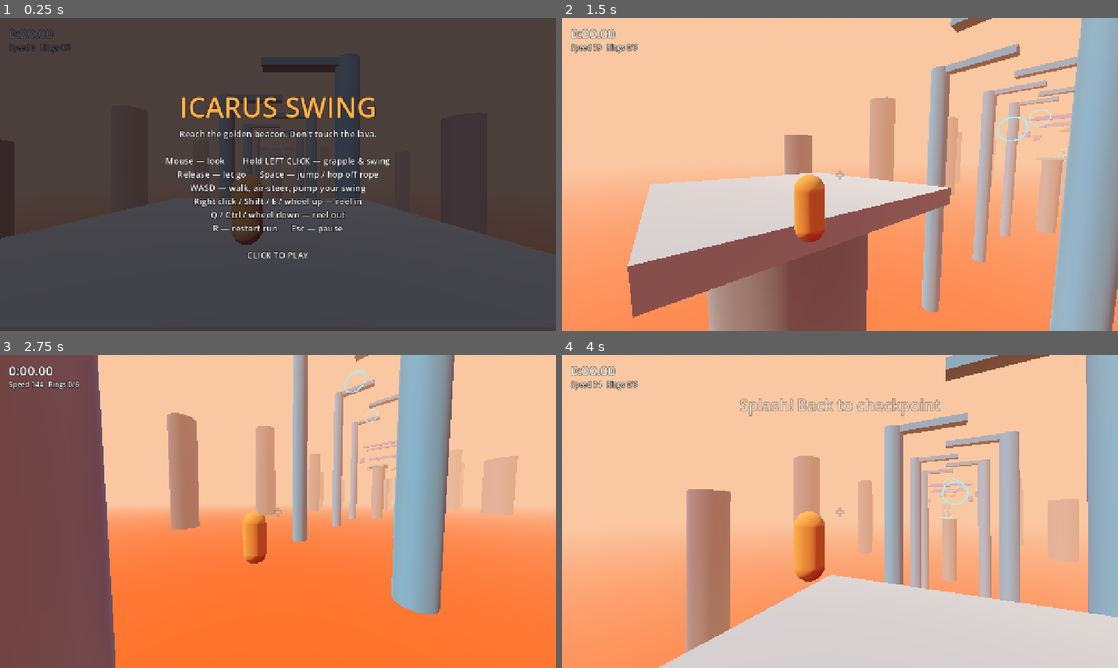
Above: before the commit, frames 1-4 (two rows, left to right).
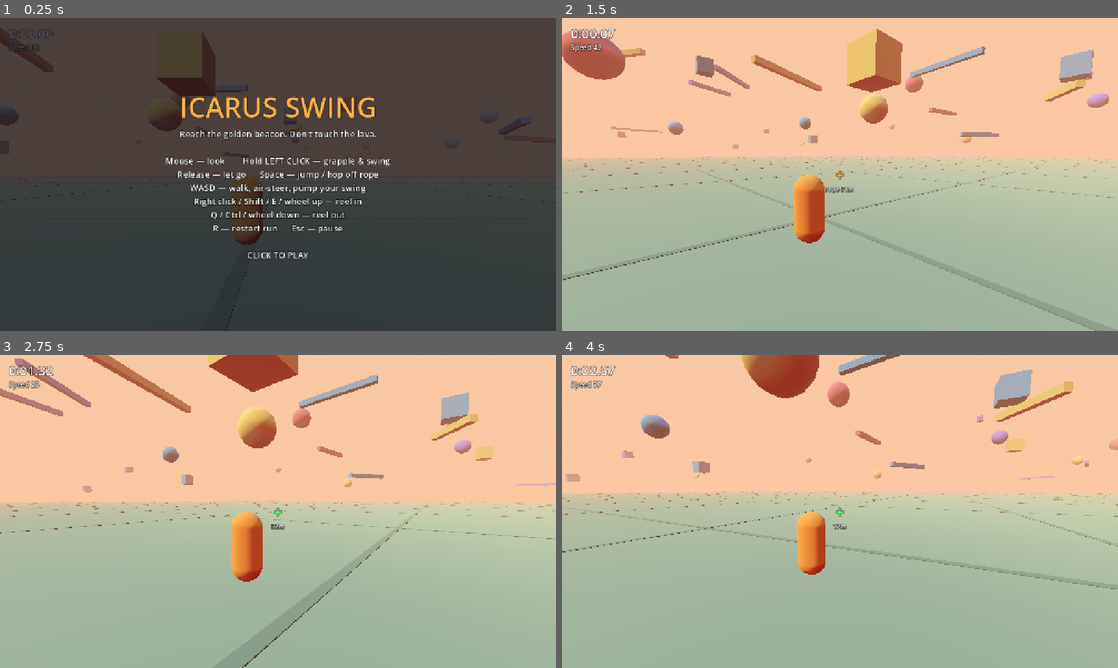
Above: after the commit, the same moments.

Repository: Kmad666/icarus-swing
Game: Godot game, scene res://scenes/main.tscn
Same seed, same stepped clock (60 frames per second), same inputs: the game is played once before the commit and once after it.
Inputs (mouse positions are in pixels of both pictures, inside the frame that each line leads up to):
- Up to frame 1 (0.25 s): no input
- Up to frame 2 (1.5 s): tap Enter at 0.5 s; move the mouse to (962, 158) at 0.52 s; hold D (move_right) 0.53-1.28 s; hold Shift (reel_in) 0.53-1.28 s; click (962, 158) at 0.67 s; tap Space (jump) at 0.77 s; move the mouse to (812, 174) at 1.27 s; hold W (move_forward) from 1.28 s (still down); tap Ctrl (reel_out) at 1.35 s; click (812, 174) at 1.42 s
- Up to frame 3 (2.75 s): keep holding W (move_forward); tap Space (jump) at 1.52 s; move the mouse to (289, 505) at 2.02 s; tap E at 2.1 s; click (289, 505) at 2.17 s
- Up to frame 4 (4 s): keep holding W (move_forward); move the mouse to (834, 517) at 2.77 s; tap Q at 2.85 s; click (834, 517) at 2.92 s; tap Space (jump) at 3.02, 3.77 s; move the mouse to (878, 514) at 3.52 s; hold Shift (reel_in) from 3.53 s (still down); click (878, 514) at 3.67 s

The runs differ from the first frame. In frame 1, 3.9% of the frame differs, in the area x 0-100%, y 4-100%; in frame 2, 66%; in frame 3, 75%, in the area x 0-100%, y 0-100%; in frame 4, 66%.

Commit message:
Lighter, slower physics + flat test field
Lower gravity (24->13), walk/air/swing acceleration roughly halved,
attach tug 15%->3%, reel speed 18->7, top speed 90->45.
Test area: flat ground with 70 seeded floating cubes, spheres and bars.
Ground friction now applies while hooked with a slack rope.

Co-Authored-By: Claude Opus 5.5 <noreply@anthropic.com>
Claude-Session: https://claude.ai/code/session_013ZPSMrLNit3Dks4Kj3hs2A

Diff:
--- a/scripts/main.gd
+++ b/scripts/main.gd
@@ -34,7 +34,7 @@
 func _ready() -> void:
 	_setup_input()
 	_build_environment()
-	_build_level()
+	_build_test_area()   # swap for _build_level() to get the lava course back
 	player = PlayerScript.new()
 	add_child(player)
 	player.reset_to(START_POS, 0.0)
@@ -230,7 +230,31 @@
 			_toast("Ring %d/%d" % [rings_got, rings_total]))
 
 
-# ---------------------------------------------------------------- the course
+# ---------------------------------------------------------------- test area
+# Flat ground with grapple targets scattered in the air, for tuning the feel.
+func _build_test_area() -> void:
+	var rng := RandomNumberGenerator.new()
+	rng.seed = 1337   # same layout every time
+	box(Vector3(0, -0.5, 0), Vector3(500, 1, 500), Color(0.45, 0.55, 0.42))
+	# faint grid stripes so you can judge speed
+	for i in range(-12, 13):
+		box(Vector3(i * 20, 0.01, 0), Vector3(0.3, 0.02, 500), Color(0.38, 0.47, 0.36))
+		box(Vector3(0, 0.01, i * 20), Vector3(500, 0.02, 0.3), Color(0.38, 0.47, 0.36))
+	var colors := [Color(0.3, 0.6, 0.7), Color(0.55, 0.45, 0.75), Color(0.9, 0.75, 0.35), Color(0.85, 0.4, 0.4)]
+	for i in 70:
+		var ang := rng.randf() * TAU
+		var dist := rng.randf_range(12, 200)
+		var pos := Vector3(cos(ang) * dist, rng.randf_range(8, 32), sin(ang) * dist)
+		var c: Color = colors[i % colors.size()]
+		match i % 3:
+			0: box(pos, Vector3.ONE * rng.randf_range(2, 5), c)
+			1: ball(pos, rng.randf_range(1.5, 3.5), c)
+			2:
+				var b := box(pos, Vector3(rng.randf_range(10, 24), 1.2, 1.2), c)
+				b.rotation.y = rng.randf() * PI
+
+
+# ---------------------------------------------------------------- the course (lava run, currently off)
 # Forward is -Z. Every solid surface is grappleable.
 func _build_level() -> void:
 	var stone := Color(0.55, 0.52, 0.5)
@@ -417,8 +441,8 @@
 		run_time += dt
 	timer_label.text = _fmt(run_time)
 	var spd := player.velocity.length()
-	info_label.text = "Speed %d   Rings %d/%d%s" % [
-		roundi(spd * 3.6), rings_got, rings_total,
+	info_label.text = "Speed %d%s%s" % [
+		roundi(spd * 3.6), ("   Rings %d/%d" % [rings_got, rings_total]) if rings_total > 0 else "",
 		("   Best " + _fmt(best_time)) if best_time > 0 else ""]
 
 	if player.attached:
--- a/scripts/player.gd
+++ b/scripts/player.gd
@@ -9,21 +9,21 @@
 
 signal grappled
 
-const GRAVITY := 24.0
-const WALK_SPEED := 9.0
-const GROUND_ACCEL := 70.0
+const GRAVITY := 13.0
+const WALK_SPEED := 6.0
+const GROUND_ACCEL := 25.0
 const GROUND_FRICTION := 8.0
-const JUMP_VELOCITY := 8.0
-const AIR_ACCEL := 30.0
-const AIR_SPEED := 7.0          # air strafe cap (quake-style)
-const SWING_ACCEL := 14.0       # WASD "pump" force while hanging
+const JUMP_VELOCITY := 6.0
+const AIR_ACCEL := 10.0
+const AIR_SPEED := 5.0          # air strafe cap (quake-style)
+const SWING_ACCEL := 7.0       # WASD "pump" force while hanging
 const MAX_RANGE := 70.0         # how far the hook can reach
 const MIN_ROPE := 2.5
-const REEL_SPEED := 18.0
-const ATTACH_PULL := 0.15       # rope shortens by this fraction on attach (the "tug")
-const MAX_CORRECTION := 45.0    # caps rope-yank velocity so it never explodes
-const MAX_SPEED := 90.0
-const RELEASE_HOP := 5.0
+const REEL_SPEED := 7.0
+const ATTACH_PULL := 0.03       # rope shortens by this fraction on attach (the "tug")
+const MAX_CORRECTION := 25.0    # caps rope-yank velocity so it never explodes
+const MAX_SPEED := 45.0
+const RELEASE_HOP := 3.5
 const CAM_DISTANCE := 5.5
 const CAM_SHOULDER := 0.8
 
@@ -141,9 +141,9 @@
 			else:
 				release()
 		elif event.pressed and event.button_index == MOUSE_BUTTON_WHEEL_UP and attached:
-			rope_len = max(MIN_ROPE, rope_len - 1.5)
+			rope_len = max(MIN_ROPE, rope_len - 0.75)
 		elif event.pressed and event.button_index == MOUSE_BUTTON_WHEEL_DOWN and attached:
-			rope_len = min(MAX_RANGE, rope_len + 1.5)
+			rope_len = min(MAX_RANGE, rope_len + 0.75)
 
 
 func aim_ray() -> Dictionary:
@@ -195,6 +195,8 @@
 	velocity.y -= GRAVITY * dt
 
 	if attached:
+		if is_on_floor():
+			_walk(wish, dt)   # rope is slack on the ground: walk normally, no ice-skating
 		_swing(wish, dt)
 		if controls_enabled and Input.is_action_just_pressed("jump"):
 			release(true)
Not shown, changed: README.md
